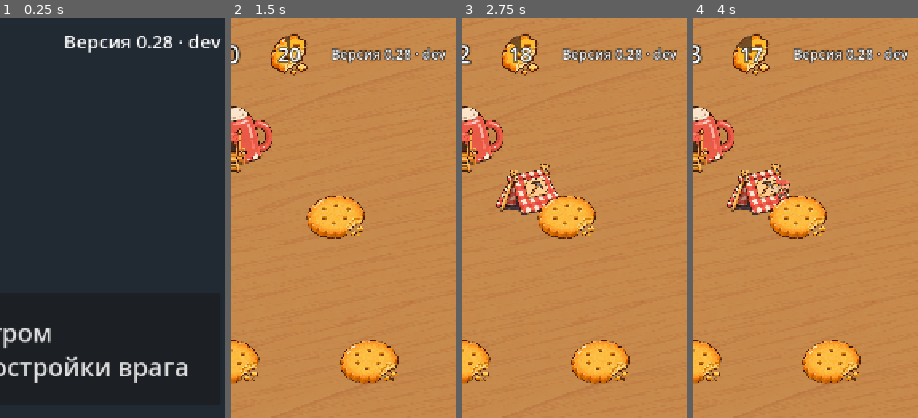
Above: before the commit, frames 1-4 (left to right).
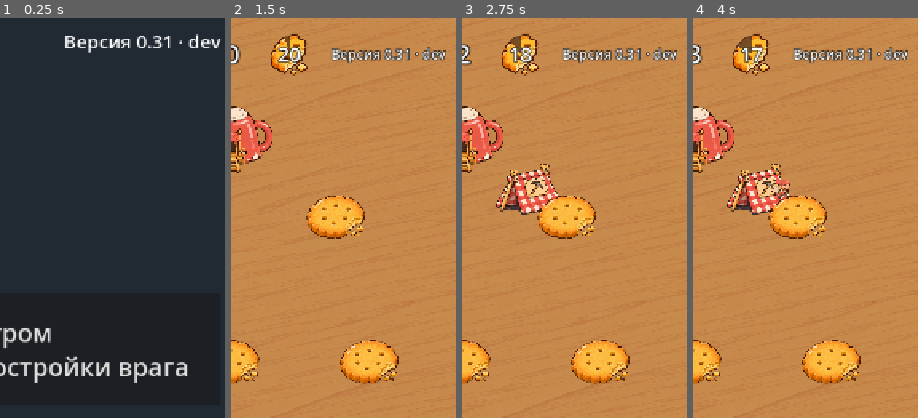
Above: after the commit, the same moments.

Repository: fishert2812/strategy-2d
Game: Godot game, scene res://scenes/main.tscn
The game is run twice, just before and just after one commit, with the same random seed, the same clock (stepped at 60 frames per second) and the same inputs.
Inputs (mouse positions are % of the whole screen's width and height, from its top left):
- Up to frame 1 (0.25 s): no input
- Up to frame 2 (1.5 s): click "Разгром Разрушь все постройки…" at 0.5 s; tap Enter at 1.25 s; move the mouse to (72, 45) at 1.27 s; click (72, 45) at 1.42 s
- Up to frame 3 (2.75 s): drag from (30, 55) to (45, 70) at 2.02 s
- Up to frame 4 (4 s): move the mouse to (60, 28) at 2.77 s; click (60, 28) at 2.92 s; drag from (45, 70) to (20, 35) at 3.52 s
The pictures show only the part of the screen within x 50-100%, y 0-50%; the shares and areas given below are measured in that part.

The runs differ from the first frame. In frame 1, 0.2% of the frame differs, in the area x 68-77%, y 4-8%; in frame 2, 0.2%; in frame 3, 0.2%; in frame 4, 0.2%.

Commit message:
Лагерь врага уводит тропу из-под башни или затихает; версия 0.31
Co-Authored-By: Claude Opus 5.5 <noreply@anthropic.com>
Claude-Session: https://claude.ai/code/session_019VbyzFae5xLzL824rEKy7F

Diff:
--- a/data/game.json
+++ b/data/game.json
@@ -33,5 +33,6 @@
   "trophy": 0.5,
   "whistle": {"every": 20, "squad": 4},
   "warrior": {"cost": 4, "speed": 75, "hp": 60, "damage": 10, "hit_every": 0.8, "reach": 26, "aggro": 90, "march_aggro": 100, "siege": 3},
-  "enemy": {"spread": 150, "think": 2.0, "camps": 2, "extra_camp_every": 120, "barracks_after": 20, "extra_barracks_every": 45, "max_barracks": 4, "raid_after": 90, "guards": 1}
+  "_enemy_flee": "flee — сколько носильщиков лагерь врага должен потерять за один свисток, чтобы увести тропу на другую свободную залежь.",
+  "enemy": {"spread": 150, "think": 2.0, "camps": 2, "extra_camp_every": 120, "barracks_after": 20, "extra_barracks_every": 45, "max_barracks": 4, "raid_after": 90, "guards": 1, "flee": 3}
 }
--- a/data/version.json
+++ b/data/version.json
@@ -1,3 +1,3 @@
 {
-	"number": "0.28"
+	"number": "0.31"
 }
--- a/scripts/enemy.gd
+++ b/scripts/enemy.gd
@@ -6,6 +6,8 @@
 var sim: Sim
 var side := Sim.ENEMY
 var _wait := 0.0
+var _whistle := 0.0
+var _lost := {}  # лагерь → сколько носильщиков он потерял к прошлому свистку
 
 
 func _init(s: Sim) -> void:
@@ -13,6 +15,9 @@
 
 
 func step(dt: float) -> void:
+	if sim.whistle > _whistle:
+		_flee()
+	_whistle = sim.whistle
 	_wait -= dt
 	if _wait > 0 or sim.winner != -1:
 		return
@@ -40,12 +45,26 @@
 		_build("barracks", Sim._v(sim.cfg.homes[1 - side]))
 
 
-## Ближайшая к точке залежь с золотом, к которой ещё не идёт наша тропа.
+## Лагерь, потерявший за свисток flee носильщиков, уводит тропу на свободную залежь мимо башен.
+func _flee() -> void:
+	for camp in sim.of_side(side, "camp"):
+		var n: int = camp.get("lost", 0) - _lost.get(camp.id, 0)
+		_lost[camp.id] = camp.get("lost", 0)
+		if n >= sim.cfg.enemy.flee:  # нет пути мимо башен — лагерь затихает, пока башня стоит
+			camp.target = {}
+			var d := _free_deposit(camp.pos)
+			if not d.is_empty():
+				sim.set_path(camp, d.pos)
+
+
+## Ближайшая к точке залежь с золотом, к которой ещё не идёт наша тропа и путь к которой не под чужой башней.
 func _free_deposit(from: Vector2) -> Dictionary:
 	var taken := sim.of_side(side, "camp").map(func(c): return c.target)
+	var towers := sim.of_side(1 - side, "tower")
 	var best := {}
 	for d in sim.deposits:
-		if d.gold > 0 and not taken.any(func(t): return is_same(t, d)):
+		var shot := towers.any(func(t): return t.pos.distance_to(Geometry2D.get_closest_point_to_segment(t.pos, from, d.pos)) < sim.cfg.tower.range)
+		if d.gold > 0 and not shot and not taken.any(func(t): return is_same(t, d)):
 			if best.is_empty() or d.pos.distance_to(from) < best.pos.distance_to(from):
 				best = d
 	return best
--- a/scripts/sim.gd
+++ b/scripts/sim.gd
@@ -319,6 +319,8 @@
 	if x.hp <= 0:
 		units = units.filter(func(o): return not is_same(o, x))
 		x.by = by.id
+		if x.kind == "carrier":
+			x.home.lost = x.home.get("lost", 0) + 1
 		by.kills = by.get("kills", 0) + 1
 		changed.emit("killed", x)
 
--- a/tests/test_enemy.gd
+++ b/tests/test_enemy.gd
@@ -68,3 +68,31 @@
 		return "простой игрок не победил за 10 минут (итог %.0f)" % t
 	print("    победа простого игрока на %d:%02d" % [int(-t) / 60, int(-t) % 60])
 	return ""
+
+
+## Зачем игроку: башня у вражеского печенья отбивает его — лагерь врага, потерявший трёх носильщиков
+## за свисток, уводит тропу на залежь мимо башен или затихает, а не кормит башню людьми (было 42 за 3 минуты).
+func test_tower_drives_enemy_camp_off_cookie() -> String:
+	var sim := Sim.new()
+	var enemy := Enemy.new(sim)
+	sim.gold[Sim.PLAYER] = 10000.0
+	sim.set_path(sim.build(Sim.PLAYER, "camp", Vector2(250, 830)), Vector2(170, 760))
+	var tower := {}
+	var camp := {}
+	var cookie := {}
+	for i in int(240 / DT):
+		enemy.step(DT)
+		sim.step(DT)
+		if tower.is_empty() and sim.time > 60:
+			camp = sim.of_side(Sim.ENEMY, "camp")[0]
+			cookie = camp.target
+			var mid: Vector2 = camp.pos.lerp(cookie.pos, 0.5)
+			for off in [Vector2(40, 80), Vector2(80, 40), Vector2(0, 100), Vector2(100, 80)]:
+				if tower.is_empty() and sim.can_build(Sim.PLAYER, "tower", mid + off) == "":
+					tower = sim.build(Sim.PLAYER, "tower", mid + off)
+			if tower.is_empty():
+				return "башню у лагеря врага не поставить"
+	if is_same(camp.target, cookie) or tower.get("kills", 0) > 20:
+		return "лагерь врага кормит башню людьми: сбито %d за 3 минуты (можно до 20), тропа на прежнее печенье: %s" % [tower.get("kills", 0), is_same(camp.target, cookie)]
+	print("    башня у лагеря врага за 3 минуты сбила %d, дальше лагерь затих или ушёл" % tower.kills)
+	return ""
Not shown, changed: CHANGELOG.md
